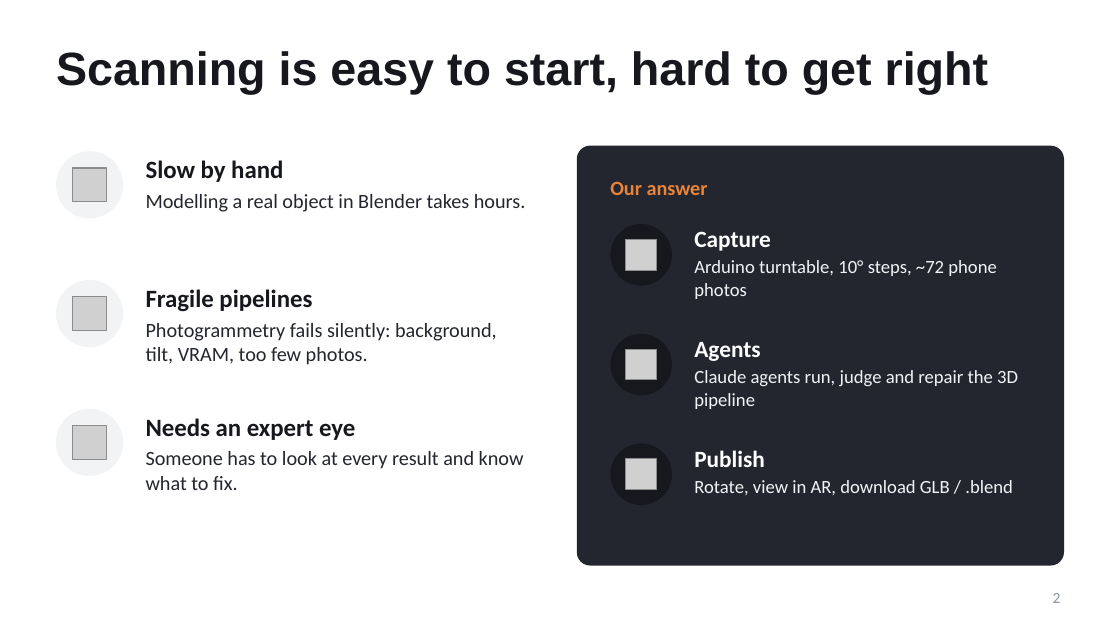
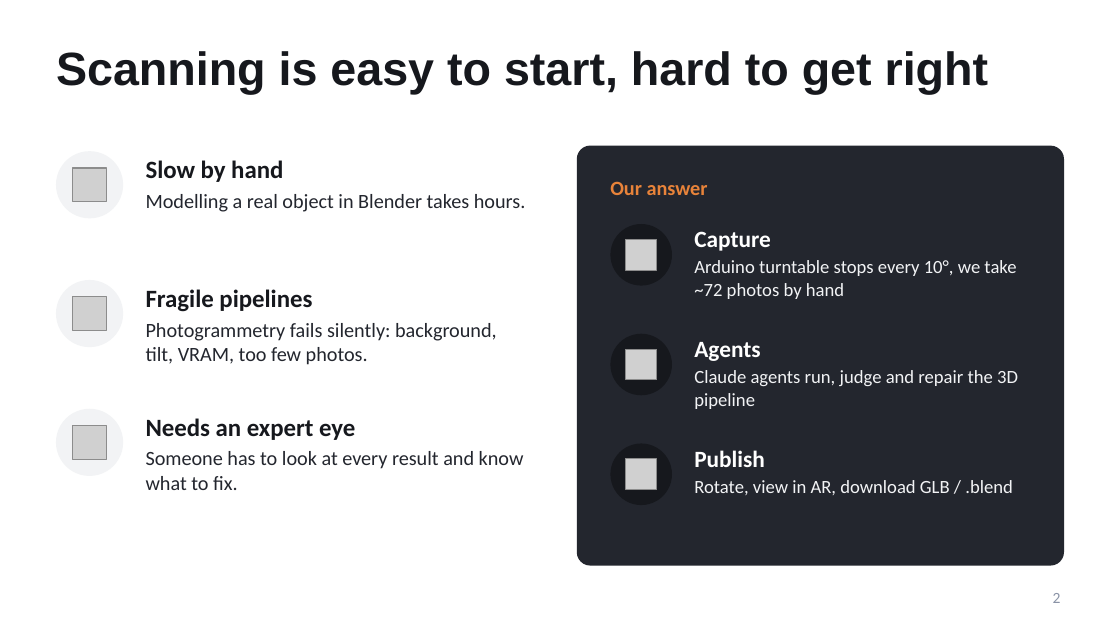
Before and after one commit to molnaristud-arch/r3Dy, a slide deck: slide 2 of presentation/r3Dy-pitch.pptx. Drawn at 1120x630 pixels with LibreOffice and Linux fonts; fonts in the diff are those of the drawing; grey boxes stand for pictures. Boxes give left, top, right and bottom in pixels: in the first picture for what was removed or moved away, otherwise in the second. Text is boxed around its words. In the diff, an @@ line names an element or a change of style, - is before the commit and + after.

Commit message:
Docs: capture with the Arduino turntable and manual shutter (no buzzer)

```diff
--- a/presentation/r3Dy-pitch.pptx
+++ b/presentation/r3Dy-pitch.pptx
@@ text at (694,260,1016,299): text changed @@
-Arduino turntable, 10° steps, ~72 phone photos
+Arduino turntable stops every 10°, we take ~72 photos by hand
```
Also in this commit, not shown: 1 other slide changed, 14 other files.
